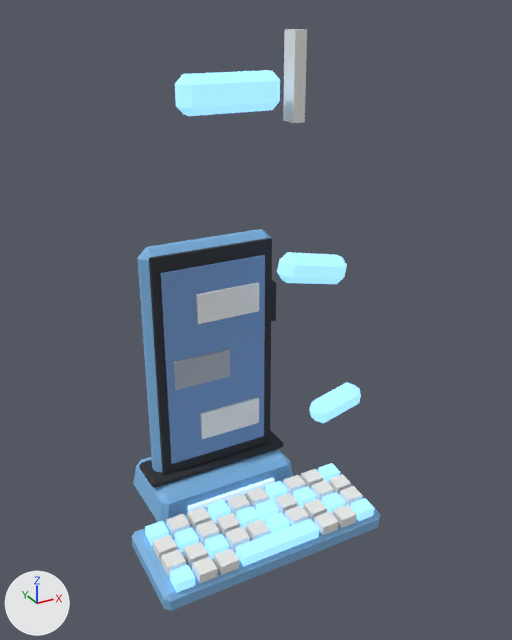
One commit to the glTF model public/models/quickreply_p1_4.glb: the scene before it, then after it.
Rendered twice from a camera (50 mm lens) standing at (-0.907, -1.799, 1.616) and looking at (0.056, -0.049, 0.741). The lights are fixed; the arrows at lower left show +X, +Y and +Z. The first picture is the older version. Where no turn or scale is listed for an object, it has been applied to the vertices. Vertices at exactly the same position are counted once.

Objects in the first picture: 'quickreply_p1_4_mesh'.
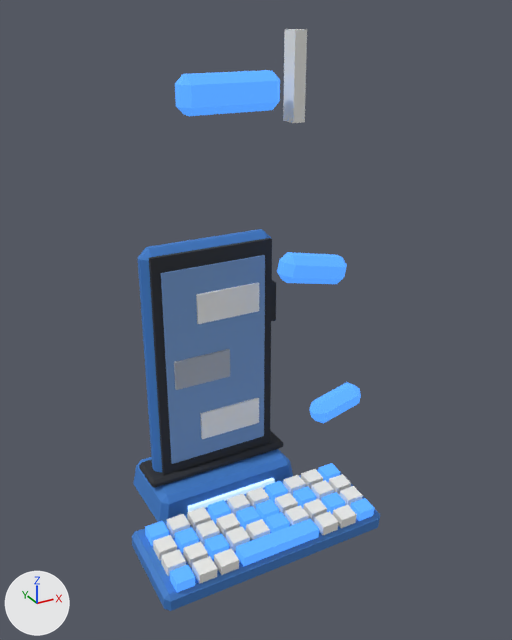
The change, as a list of edits to the scene's bpy script:
```text
Add mat_3e7cc9_r0_85_m0_0_e1_4:
    mat_3e7cc9_r0_85_m0_0_e1_4 = principled_material('#3e7cc9_r0.85_m0.0_e1.4')
    mat_3e7cc9_r0_85_m0_0_e1_4.base_color = (0.0482, 0.202, 0.584)  # blue #3e7cc9
    mat_3e7cc9_r0_85_m0_0_e1_4.roughness = 0.85
    mat_3e7cc9_r0_85_m0_0_e1_4.emission_color = (0.0674, 0.282, 0.818)  # blue #4991e9
    mat_3e7cc9_r0_85_m0_0_e1_4.emission_strength = 1.0
Add mat_3e7cc9_r0_6_m0_0_e0_0:
    mat_3e7cc9_r0_6_m0_0_e0_0 = principled_material('#3e7cc9_r0.6_m0.0_e0.0')
    mat_3e7cc9_r0_6_m0_0_e0_0.base_color = (0.0482, 0.202, 0.584)  # blue #3e7cc9
    mat_3e7cc9_r0_6_m0_0_e0_0.roughness = 0.6
Add mat_3e7cc9_r0_85_m0_0_e0_0:
    mat_3e7cc9_r0_85_m0_0_e0_0 = principled_material('#3e7cc9_r0.85_m0.0_e0.0')
    mat_3e7cc9_r0_85_m0_0_e0_0.base_color = (0.0482, 0.202, 0.584)  # blue #3e7cc9
    mat_3e7cc9_r0_85_m0_0_e0_0.roughness = 0.85
Change me_quickreply_p1_4_mesh:
    where me_quickreply_p1_4_mesh.from_pydata(...)  # 676 vertices, 1104 faces; spans x -0.39..0.39, y -0.33..0.33, z 0.0..1.56
    used by ob_quickreply_p1_4_mesh; location = (0.0, 0.0, 0.0)
    me_quickreply_p1_4_mesh part 1: all 44 faces that had it switch from mat_7fb6e3_r0_6_m0_0_e0_0 (blue #7fb6e3) to mat_3e7cc9_r0_6_m0_0_e0_0 (blue #3e7cc9)
    me_quickreply_p1_4_mesh part 2: all 300 faces that had it switch from mat_7fb6e3_r0_85_m0_0_e1_4 (blue #7fb6e3, glowing blue #8fcdff) to mat_3e7cc9_r0_85_m0_0_e1_4 (blue #3e7cc9, glowing blue #4991e9)
    me_quickreply_p1_4_mesh part 3: all 88 faces that had it switch from mat_7fb6e3_r0_85_m0_0_e0_0 (blue #7fb6e3) to mat_3e7cc9_r0_85_m0_0_e0_0 (blue #3e7cc9)
```

Pixel boxes [x1, y1, x2, y2] of what changed, in the pictures (512 x 640 px):
part 1 of me_quickreply_p1_4_mesh, recoloured: [132, 469, 380, 611] in both
part 2 of me_quickreply_p1_4_mesh, recoloured: [145, 70, 374, 592] in both
part 3 of me_quickreply_p1_4_mesh, recoloured (darker): [133, 229, 293, 522] in both
